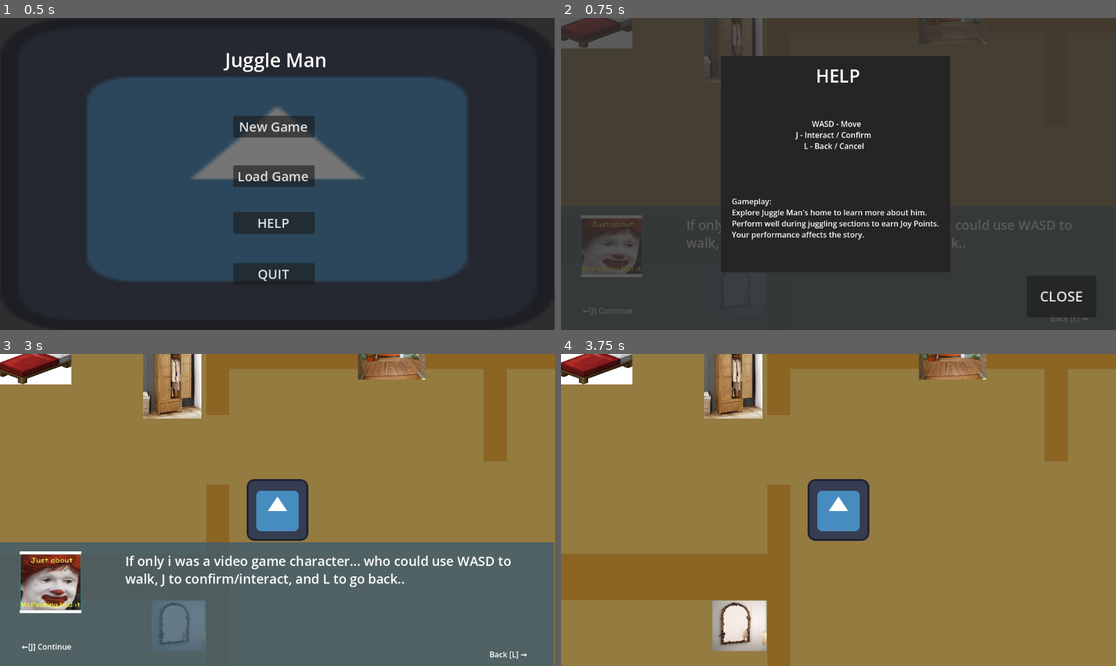
Above: before the commit, frames 1-4 (two rows, left to right).
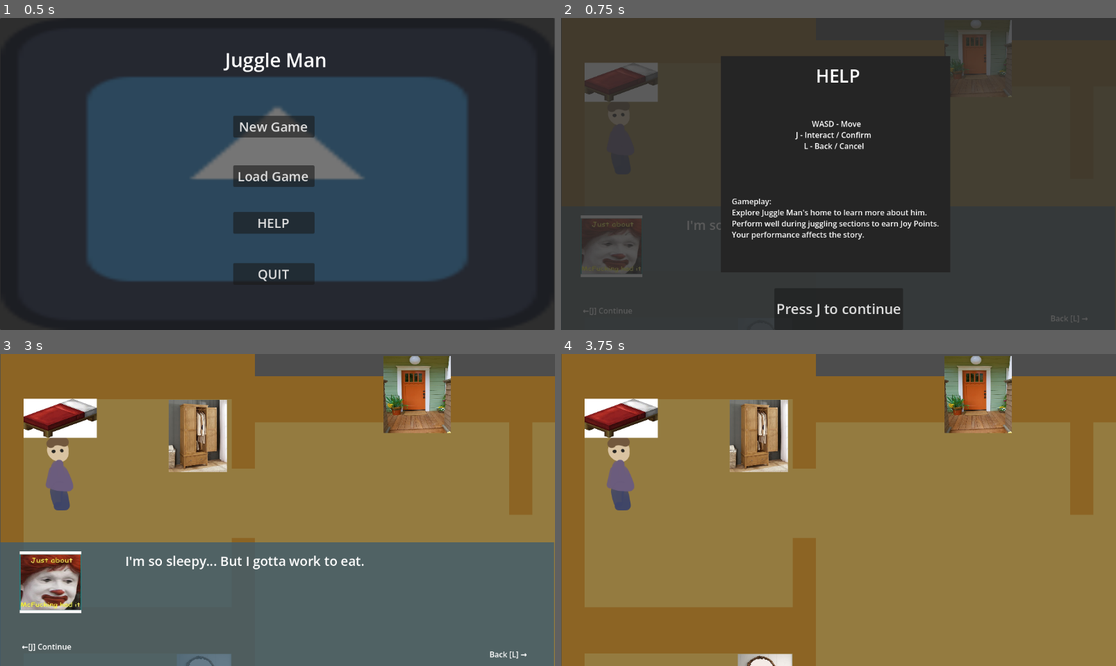
Above: after the commit, the same moments.

Repository: Isabelle1909/JuggleManMania
Game: Godot game, scene res://scenes/ui_scenes/MainMenu.tscn
Two runs of this game, one before a commit and one after it. Both use one fixed random seed, a clock stepped at 60 frames per second and the inputs below. The engine's default icon, where the game draws it, is replaced by a stand-in: a white triangle on a blue panel in a dark square.
Inputs:
- Up to frame 1 (0.5 s): no input
- Up to frame 2 (0.75 s): click "New Game" at 0.5 s
- Up to frame 3 (3 s): click "CLOSE" (after the commit: "Press J to continue") at 1.25 s; click "CLOSE" (after the commit: "Press J to continue") at 2 s; hold D (move_right) from 2.78 s (still down); tap J (interact) at 2.85 s
- Up to frame 4 (3.75 s): tap Enter at 3.5 s; release D (move_right) at 3.53 s; hold L (back) from 3.53 s (still down); tap J (interact) at 3.6 s

Frame 1 is identical in both runs. In frame 2, 2.6% of the frame differs, in the area x 0-94%, y 0-96%; in frame 3, 32%; in frame 4, 43%, in the area x 0-100%, y 0-100%.

Commit message:
last mvp adjustments

Diff:
--- a/juggle-man-mania-project/scenes/house_level/house.tscn
+++ b/juggle-man-mania-project/scenes/house_level/house.tscn
@@ -43,13 +43,13 @@
 tile_set = ExtResource("2_qf7xi")
 
 [node name="player" parent="." unique_id=1271940088 instance=ExtResource("3_cyy7t")]
-position = Vector2(484, 245)
+position = Vector2(-23, 46)
 
 [node name="RemoteTransform2D" type="RemoteTransform2D" parent="player" unique_id=1791628829]
 remote_path = NodePath("../../Camera2D")
 
 [node name="Camera2D" type="Camera2D" parent="." unique_id=423019317]
-position = Vector2(484, 245)
+position = Vector2(-23, 46)
 limit_left = -145
 limit_top = -190
 limit_right = 1390
--- a/juggle-man-mania-project/scenes/house_level/player.tscn
+++ b/juggle-man-mania-project/scenes/house_level/player.tscn
@@ -1,7 +1,7 @@
 [gd_scene format=3 uid="uid://dksw6vohgomcm"]
 
-[ext_resource type="Texture2D" uid="uid://d3i4sqhx8wrdo" path="res://icon.svg" id="1_4flbx"]
 [ext_resource type="Script" uid="uid://dretwn43xudoa" path="res://scripts/house_level/player.gd" id="1_onrkg"]
+[ext_resource type="Texture2D" uid="uid://bvo0dt7nkt5fr" path="res://assets/placeholder_assets/test sprites.png" id="2_bjr51"]
 
 [sub_resource type="RectangleShape2D" id="RectangleShape2D_onrkg"]
 size = Vector2(108, 112)
@@ -9,8 +9,10 @@
 [node name="player" type="CharacterBody2D" unique_id=1271940088]
 script = ExtResource("1_onrkg")
 
-[node name="Sprite2D" type="Sprite2D" parent="." unique_id=1148633912]
-texture = ExtResource("1_4flbx")
+[node name="Sprite2D" type="Sprite2D" parent="." unique_id=1480713944]
+texture = ExtResource("2_bjr51")
+hframes = 4
+frame = 1
 
 [node name="CollisionShape2D" type="CollisionShape2D" parent="." unique_id=633170641]
 shape = SubResource("RectangleShape2D_onrkg")
--- a/juggle-man-mania-project/scenes/juggling_level/juggling_player.tscn
+++ b/juggle-man-mania-project/scenes/juggling_level/juggling_player.tscn
@@ -69,13 +69,13 @@
 size = Vector2(75, 21.75)
 
 [sub_resource type="RectangleShape2D" id="RectangleShape2D_xo2qw"]
-size = Vector2(73, 39)
+size = Vector2(84.75, 21.5)
 
 [sub_resource type="RectangleShape2D" id="RectangleShape2D_rcc3c"]
-size = Vector2(74, 34)
+size = Vector2(79, 20)
 
 [sub_resource type="RectangleShape2D" id="RectangleShape2D_5mi46"]
-size = Vector2(72.75, 34)
+size = Vector2(72.75, 22)
 
 [sub_resource type="RectangleShape2D" id="RectangleShape2D_310rx"]
 size = Vector2(81, 10)
@@ -128,7 +128,7 @@
 collision_mask = 96
 
 [node name="CollisionShape2D" type="CollisionShape2D" parent="hit_areas/early_right" unique_id=839524202]
-position = Vector2(102, -50)
+position = Vector2(111, -39)
 shape = SubResource("RectangleShape2D_xo2qw")
 
 [node name="perfect_right" type="Area2D" parent="hit_areas" unique_id=1454771069]
@@ -136,7 +136,7 @@
 collision_mask = 96
 
 [node name="CollisionShape2D" type="CollisionShape2D" parent="hit_areas/perfect_right" unique_id=1638707171]
-position = Vector2(102, -13)
+position = Vector2(110, -12)
 shape = SubResource("RectangleShape2D_rcc3c")
 
 [node name="late_right" type="Area2D" parent="hit_areas" unique_id=1637234712]
@@ -144,7 +144,7 @@
 collision_mask = 96
 
 [node name="CollisionShape2D" type="CollisionShape2D" parent="hit_areas/late_right" unique_id=1256911201]
-position = Vector2(102, 21)
+position = Vector2(106, 17)
 shape = SubResource("RectangleShape2D_5mi46")
 
 [node name="StaticBody2D" type="StaticBody2D" parent="." unique_id=442497802]
@@ -162,7 +162,7 @@
 physics_material_override = ExtResource("3_fjldn")
 
 [node name="CollisionShape2D" type="CollisionShape2D" parent="StaticBody2D2" unique_id=749672484]
-position = Vector2(101, 39)
+position = Vector2(110, 37)
 shape = SubResource("RectangleShape2D_310rx")
 
 [connection signal="animation_finished" from="sprite" to="." method="_on_sprite_animation_finished"]
@@ -172,3 +172,9 @@
 [connection signal="body_exited" from="hit_areas/perfect_left" to="." method="_on_perfect_left_body_exited"]
 [connection signal="body_entered" from="hit_areas/late_left" to="." method="_on_late_left_body_entered"]
 [connection signal="body_exited" from="hit_areas/late_left" to="." method="_on_late_left_body_exited"]
+[connection signal="body_entered" from="hit_areas/early_right" to="." method="_on_early_right_body_entered"]
+[connection signal="body_exited" from="hit_areas/early_right" to="." method="_on_early_right_body_exited"]
+[connection signal="body_entered" from="hit_areas/perfect_right" to="." method="_on_perfect_right_body_entered"]
+[connection signal="body_exited" from="hit_areas/perfect_right" to="." method="_on_perfect_right_body_exited"]
+[connection signal="body_entered" from="hit_areas/late_right" to="." method="_on_late_right_body_entered"]
+[connection signal="body_exited" from="hit_areas/late_right" to="." method="_on_late_right_body_exited"]
--- a/juggle-man-mania-project/scenes/juggling_level/juggling_scene.tscn
+++ b/juggle-man-mania-project/scenes/juggling_level/juggling_scene.tscn
@@ -73,7 +73,7 @@
 [node name="juggling_items" type="Node2D" parent="." unique_id=1382858004]
 
 [node name="juggling_ball" parent="juggling_items" unique_id=249419388 groups=["ball", "juggling_item"] instance=ExtResource("4_dmc83")]
-position = Vector2(499, 127)
+position = Vector2(503, 118)
 
 [connection signal="body_entered" from="Boundaries/dampener" to="." method="_on_dampener_body_entered"]
 [connection signal="body_exited" from="Boundaries/dampener" to="." method="_on_dampener_body_exited"]
--- a/juggle-man-mania-project/scenes/ui_scenes/HelpScreen.tscn
+++ b/juggle-man-mania-project/scenes/ui_scenes/HelpScreen.tscn
@@ -77,16 +77,15 @@
 
 [node name="Button" type="Button" parent="." unique_id=1149788523]
 layout_mode = 1
-anchors_preset = 3
-anchor_left = 1.0
+anchors_preset = 7
+anchor_left = 0.5
 anchor_top = 1.0
-anchor_right = 1.0
+anchor_right = 0.5
 anchor_bottom = 1.0
-offset_left = -185.0
-offset_top = -113.0
-offset_right = -41.0
-offset_bottom = -26.0
-grow_horizontal = 0
+offset_left = -133.5
+offset_top = -87.0
+offset_right = 133.5
+grow_horizontal = 2
 grow_vertical = 0
 theme_override_font_sizes/font_size = 29
-text = "CLOSE"
+text = "Press J to continue"
--- a/juggle-man-mania-project/scenes/ui_scenes/ResultsScreenUI.tscn
+++ b/juggle-man-mania-project/scenes/ui_scenes/ResultsScreenUI.tscn
@@ -71,11 +71,12 @@
 
 [node name="Button_Next" type="Button" parent="Panel" unique_id=132439977]
 layout_mode = 0
-offset_left = 992.0
-offset_top = 555.0
-offset_right = 1103.0
-offset_bottom = 608.0
-text = "Next →"
+offset_left = 499.0
+offset_top = 539.0
+offset_right = 661.0
+offset_bottom = 609.0
+theme_override_font_sizes/font_size = 28
+text = "Press J →"
 
 [node name="VBoxContainer_Right" type="VBoxContainer" parent="Panel" unique_id=716169518]
 layout_mode = 0
--- a/juggle-man-mania-project/scenes/ui_scenes/UI.tscn
+++ b/juggle-man-mania-project/scenes/ui_scenes/UI.tscn
@@ -28,7 +28,7 @@
 offset_right = 1124.0
 offset_bottom = 132.0
 theme_override_font_sizes/normal_font_size = 27
-text = "If only i was a video game character... who could use WASD to walk, J to confirm/interact, and L to go back.."
+text = "I'm so sleepy... But I gotta work to eat."
 
 [node name="TextureRect" type="TextureRect" parent="Panel" unique_id=1685211513]
 layout_mode = 0
--- a/juggle-man-mania-project/scripts/global/text_manager.gd
+++ b/juggle-man-mania-project/scripts/global/text_manager.gd
@@ -39,10 +39,10 @@
 #called on interaction with object, which passes it's name
 func display_text(ob_name):
 
-	if tb == null || hm ==null:
+	if tb == null || hm ==null|| rs == null:
 		return
 
-	if hm.visible:
+	if hm.visible || rs.visible:
 		return
 	tb.visible = true
 	#increments the objects talk_to number
--- a/juggle-man-mania-project/scripts/house_level/house.gd
+++ b/juggle-man-mania-project/scripts/house_level/house.gd
@@ -26,7 +26,8 @@
 	if SystemManager.house_position != null:
 		text_box.visible = false
 		help_menu.visible = false
-		results_screen(SystemManager.last_score,SystemManager.last_bonus_1)
+		if SystemManager.last_score != null:
+			results_screen(SystemManager.last_score,SystemManager.last_bonus_1)
 		player.position = SystemManager.house_position
 	else:
 		print("house_pos ", SystemManager.house_position)
--- a/juggle-man-mania-project/scripts/house_level/player.gd
+++ b/juggle-man-mania-project/scripts/house_level/player.gd
@@ -1,6 +1,7 @@
 extends CharacterBody2D
 
 const tile_size: Vector2 = Vector2(48, 48)
+@onready var spr = $Sprite2D
 var sprite_node_pos_tween: Tween
 var facing_ray
 var item_near = "none"
@@ -11,6 +12,8 @@
 
 
 func _physics_process(delta: float) -> void:
+
+
 	if !disabled :
 		if !sprite_node_pos_tween or !sprite_node_pos_tween.is_running():
 			if Input.is_action_pressed("ui_up") and !$up.is_colliding():
@@ -58,6 +61,16 @@
 	global_position += dir * tile_size
 	$Sprite2D.global_position -= dir * tile_size
 
+	if dir.x > 0 && dir.y == 0:
+		spr.frame = 2
+	elif dir.x < 0 && dir.y == 0:
+		spr.frame = 0
+	elif dir.x == 0 && dir.y > 0:
+		spr.frame = 1
+	elif dir.x == 0 && dir.y < 0:
+		spr.frame = 3
+	else:
+		spr.frame = 1
 
 	if sprite_node_pos_tween:
 		sprite_node_pos_tween.kill()
--- a/juggle-man-mania-project/scripts/juggling_level/juggling_playerMovement.gd
+++ b/juggle-man-mania-project/scripts/juggling_level/juggling_playerMovement.gd
@@ -28,21 +28,26 @@
 
 	if Input.is_action_just_pressed("interact"):
 		remove_dupes(early_left_zone,perfect_left_zone,late_left_zone)
-		left_check()
+		check(early_left_zone,perfect_left_zone,late_left_zone,left_impulse)
 		print(score)
+	if Input.is_action_just_pressed("back"):
+		remove_dupes(early_right_zone,perfect_right_zone,late_right_zone)
+		check(early_right_zone,perfect_right_zone,late_right_zone,right_impulse)
 
 
-func left_check():
 
-	print(early_left_zone)
-	print(perfect_left_zone)
-	print(late_left_zone)
-	var imp = early_impulse + left_impulse
-	check_zone(early_left_zone,imp)
+func check(A1,A2,A3,d_imp):
+
+	print(A1)
+	print(A2)
+	print(A3)
+	var imp = early_impulse + d_imp
+	check_zone(A1,imp)
 	imp = perfect_impulse + left_impulse
-	check_zone(perfect_left_zone,imp)
+	check_zone(A2,imp)
 	imp = late_impulse + left_impulse
-	check_zone(late_left_zone,imp)
+	check_zone(A3,imp)
+
 
 
 func remove_dupes(A1,A2,A3):
@@ -56,6 +61,7 @@
 			A3.erase(A2[i])
 
 func check_zone(zone,imp):
+
 	if zone.size() > 0:
 
 		if imp.y < -400:
@@ -76,9 +82,9 @@
 	if Input.is_action_just_pressed("interact"):
 		%sprite.animation = "hit_left"
 		done = false
-	#if Input.is_action_just_pressed("back"):
-		#%sprite.animation = "hit_right"
-		#done = false
+	if Input.is_action_just_pressed("back"):
+		%sprite.animation = "hit_right"
+		done = false
 	if done:
 		if character_direction :
 			velocity = character_direction * movement_speed
@@ -128,3 +134,33 @@
 	if body.name.contains("ball"):
 		if late_left_zone.has(body):
 			late_left_zone.erase(body)
+
+func _on_early_right_body_entered(body: Node2D) -> void:
+	if body.name.contains("ball"):
+		if !early_right_zone.has(body):
+			early_right_zone.append(body)
+
+func _on_early_right_body_exited(body: Node2D) -> void:
+	if body.name.contains("ball"):
+		if early_right_zone.has(body):
+			early_right_zone.erase(body)
+
+func _on_perfect_right_body_entered(body: Node2D) -> void:
+	if body.name.contains("ball"):
+		if !perfect_right_zone.has(body):
+			perfect_right_zone.append(body)
+
+func _on_perfect_right_body_exited(body: Node2D) -> void:
+	if body.name.contains("ball"):
+		if perfect_right_zone.has(body):
+			perfect_right_zone.erase(body)
+
+func _on_late_right_body_entered(body: Node2D) -> void:
+	if body.name.contains("ball"):
+		if !late_right_zone.has(body):
+			late_right_zone.append(body)
+
+func _on_late_right_body_exited(body: Node2D) -> void:
+	if body.name.contains("ball"):
+		if late_right_zone.has(body):
+			late_right_zone.erase(body)
Not shown, changed: juggle-man-mania-project/export_presets.cfg
Not shown, added: JuggleManmvpexe.zip
Not shown, added: JuggleManmvpexe/JuggleManMania.console.exe
Not shown, added: JuggleManmvpexe/JuggleManMania.exe
Not shown, added: JuggleManmvpexe/JuggleManMania.pck
